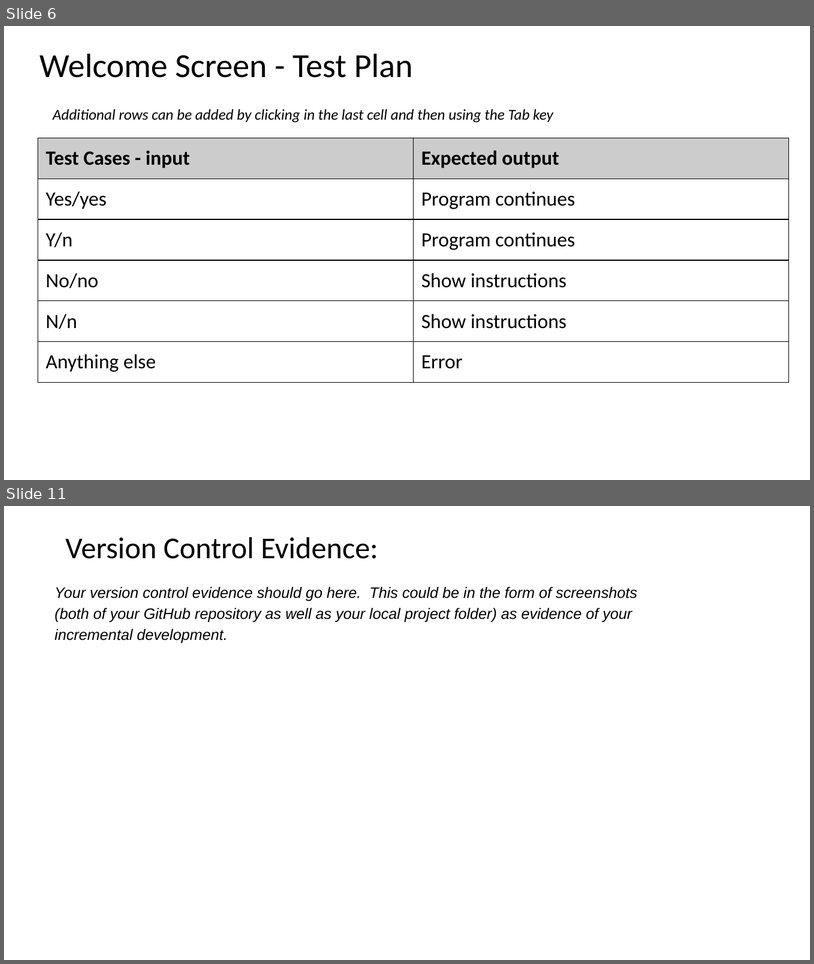
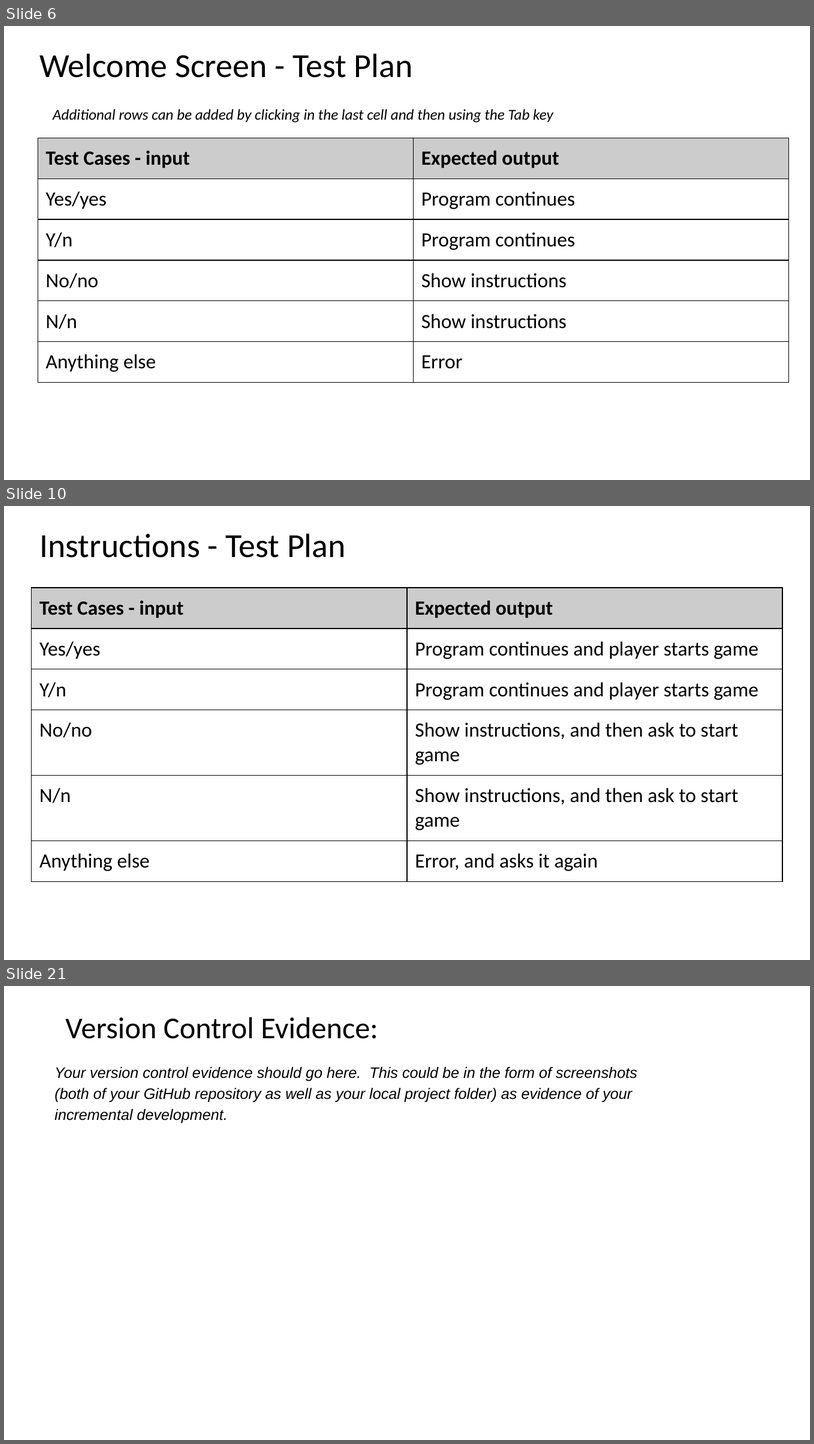
Before and after one commit to joshbatmiddleton/1.7-and-1.8-Assesment, a slide deck: Assesment Documents/Powerpoint/1.7 and 1.8 documentation v2.pptx. Shown one above the other, each under a label of ours: slides 6 and 11 before the commit, slides 6, 10 and 21 after it; the slides between them are not shown. The pictures are 814x964 and 814x1444 pixels, drawn with LibreOffice and Linux fonts; fonts in the diff are those of the drawing. Boxes give left, top, right and bottom in pixels: in the first picture for what was removed or moved away, otherwise in the second. Text is boxed around its words. In the diff, an @@ line names an element or a change of style, - is before the commit and + after.

```diff
--- a/Assesment Documents/Powerpoint/1.7 and 1.8 documentation v2.pptx
+++ b/Assesment Documents/Powerpoint/1.7 and 1.8 documentation v2.pptx
@@ slide 10 added at box(4, 506, 810, 960), background #FFFFFF @@
@@ title added at box(39, 534, 346, 558), 40 pt, text #000000 @@
+Instructions - Test Plan
@@ table added at box(31, 588, 783, 878), 6 rows, 2 columns @@
+Test Cases - input | Expected output
+Yes/yes | Program continues and player starts game
+Y/n | Program continues and player starts game
+No/no | Show instructions, and then ask to start game
+N/n | Show instructions, and then ask to start game
+Anything else | Error, and asks it again
@@ what was slide 11 is now slide 21 @@
```
Also in this commit, not shown: 3 slides changed, 11 other slides added, 2 slides removed, 5 other files.
